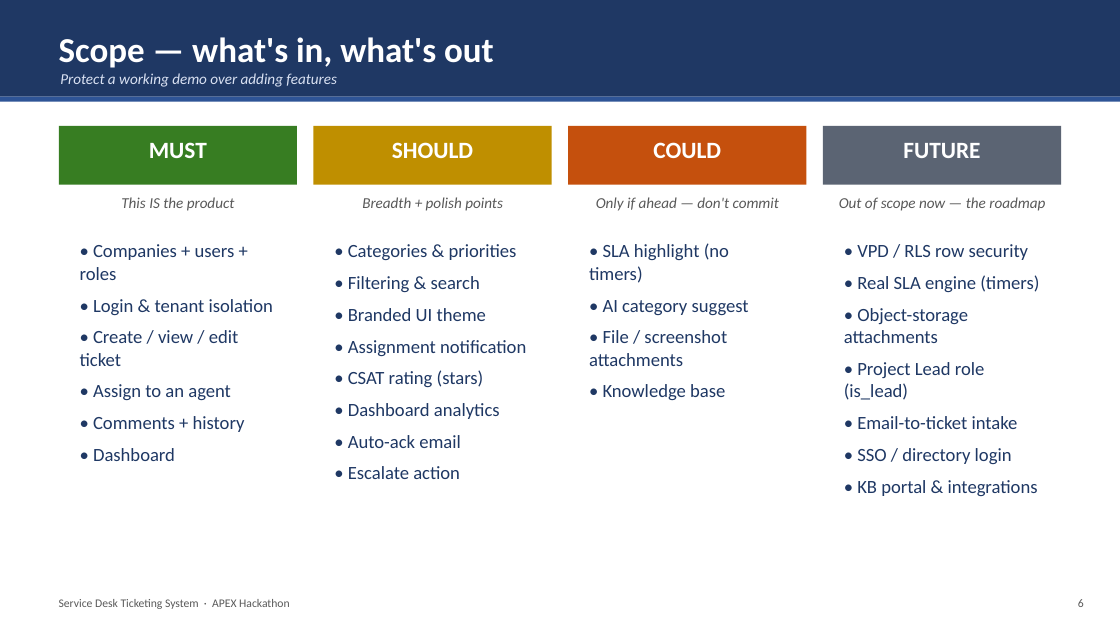
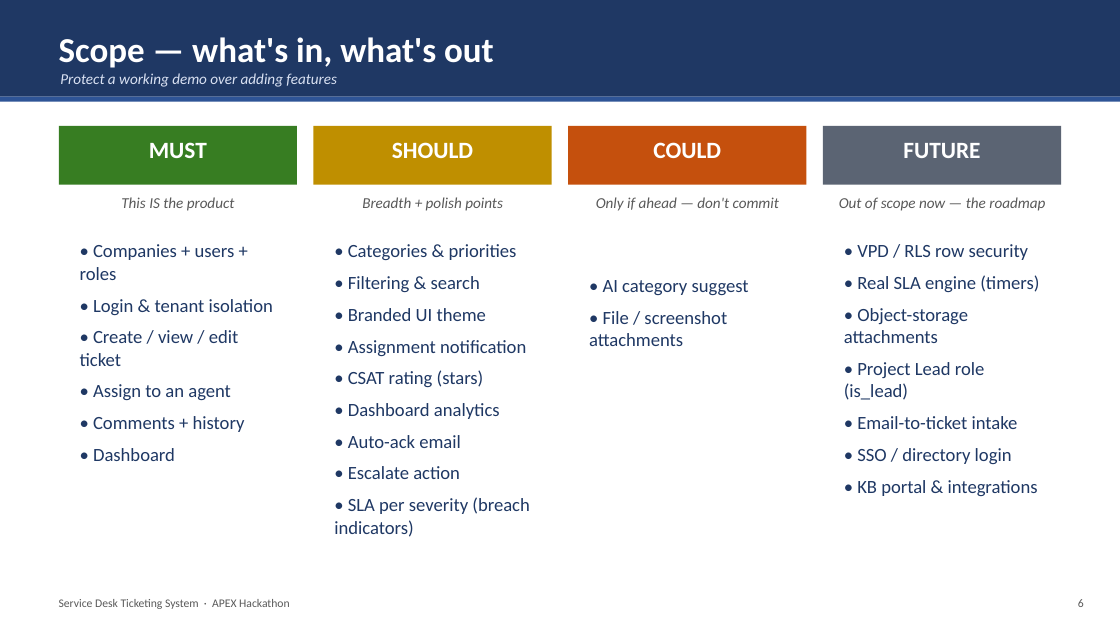
Before and after one commit to Dhawi1902/servicedesk-apex, a slide deck: slide 6 of docs/Ticketing-Kickoff.pptx. Drawn at 1120x630 pixels with LibreOffice and Linux fonts; fonts in the diff are those of the drawing. Boxes give left, top, right and bottom in pixels: in the first picture for what was removed or moved away, otherwise in the second. Text is boxed around its words. In the diff, an @@ line names an element or a change of style, - is before the commit and + after.

```diff
--- a/docs/Ticketing-Kickoff.pptx
+++ b/docs/Ticketing-Kickoff.pptx
@@ text at bbox=[589, 243, 729, 283]: paragraph removed @@
-• SLA highlight (no timers)
@@ text at bbox=[603, 384, 725, 400]: paragraph removed @@
-• Knowledge base
@@ text at bbox=[334, 466, 529, 537]: text changed @@
-• Escalate action
+• Escalate action
+• SLA per severity (breach indicators)
```
Also in this commit, not shown: 7 other files.
